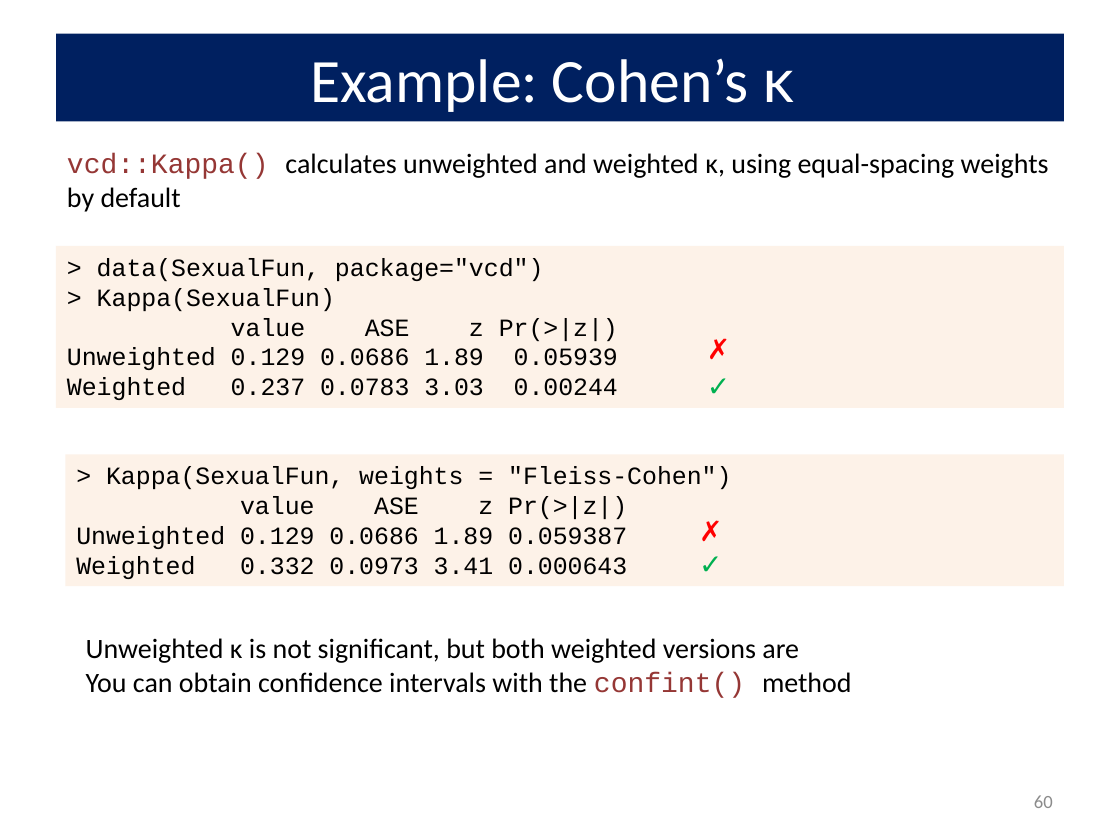
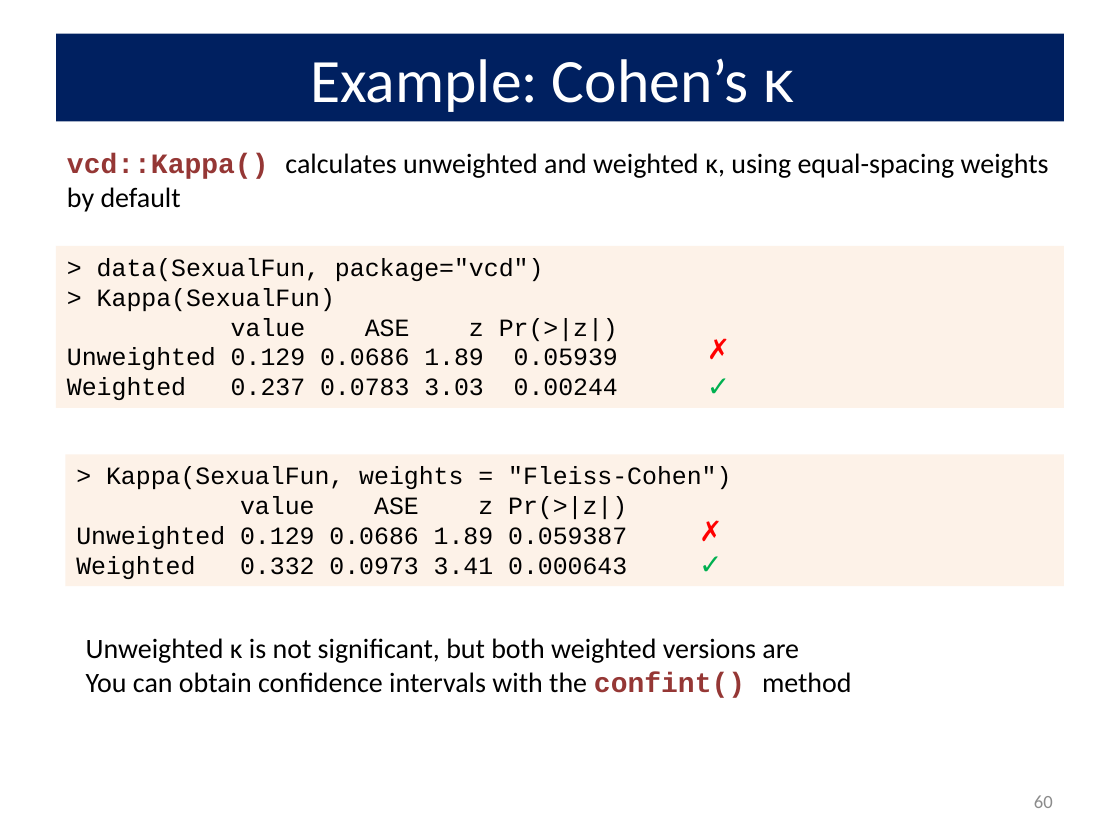
Before and after one commit to friendly/psy6136, a slide deck: slide 60 of lectures/03-Twoway1.pptx. Drawn at 1120x840 pixels with LibreOffice and Linux fonts; fonts in the diff are those of the drawing. Boxes give left, top, right and bottom in pixels: in the first picture for what was removed or moved away, otherwise in the second. Text is boxed around its words. In the diff, an @@ line names an element or a change of style, - is before the commit and + after.

```diff
--- a/lectures/03-Twoway1.pptx
+++ b/lectures/03-Twoway1.pptx
@@ text "vcd::Kappa() calculates unweighted and weighted ..." at [67, 153, 1049, 212]: bold on in "vcd::Kappa()" @@
@@ text at [86, 672, 852, 698]: bold on in "confint()" @@
```
Also in this commit, not shown: 6 other slides changed, 12 other files.
